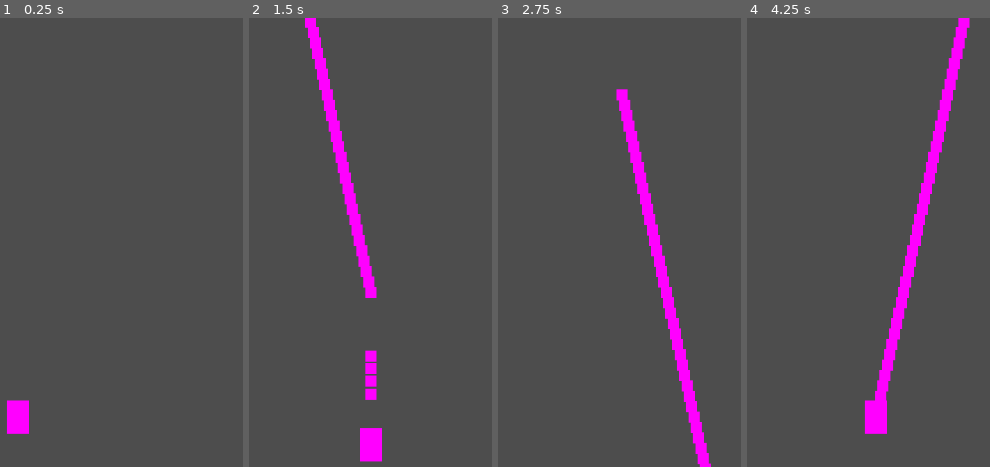
Above: before the commit, frames 1-4 (left to right).
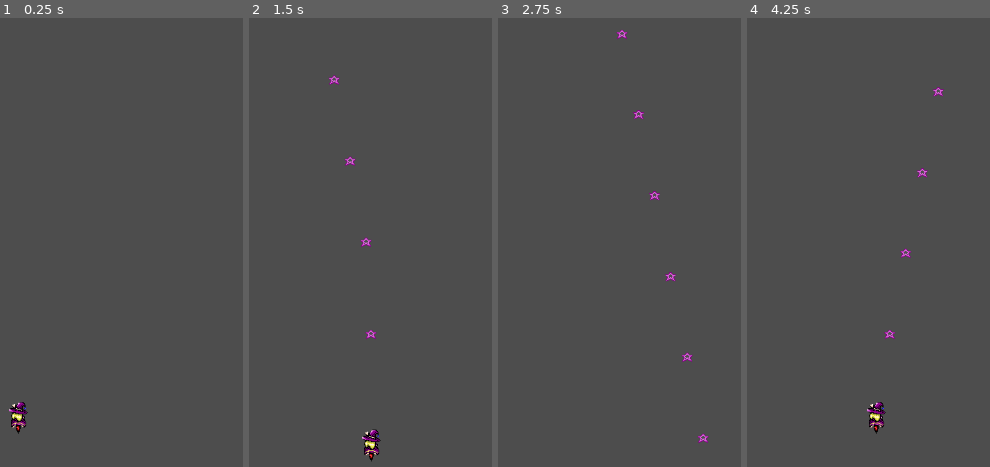
Above: after the commit, the same moments.

Repository: PorthoGamesBR/touhou-like-godot
Game: Godot game, scene res://scenes/fases/fase_1.tscn
The game is run twice, just before and just after one commit, with the same random seed, the same clock (stepped at 60 frames per second) and the same inputs. This scene is started directly instead of the project's main scene.
Inputs:
- Up to frame 1 (0.25 s): no input
- Up to frame 2 (1.5 s): tap Enter at 0.5 s; hold Right (ui_right) 0.53-1.28 s; hold Z (shoot) 0.53-1.28 s; hold Down (ui_down) from 1.28 s (still down); tap Z (shoot) at 1.35 s
- Up to frame 3 (2.75 s): release Down (ui_down) at 2.03 s; hold Right (ui_right) from 2.03 s (still down); hold Z (shoot) from 2.03 s (still down)
- Up to frame 4 (4.25 s): release Right (ui_right) at 2.78 s; release Z (shoot) at 2.78 s; hold Up (ui_up) 2.78-3.53 s; tap Z (shoot) at 2.85 s; hold Left (ui_left) from 3.53 s (still down); hold Z (shoot) from 3.53 s (still down)

The runs differ from the first frame. In frame 1, 0.7% of the frame differs, in the area x 2-12%, y 85-93%; in frame 2, 4.4%; in frame 3, 4.3%; in frame 4, 4.9%, in the area x 48-92%, y 0-93%.

Commit message:
Added textures to player and projectile and change shoot behaviour

Diff:
--- a/project.godot
+++ b/project.godot
@@ -25,5 +25,6 @@
 
 [rendering]
 
+textures/canvas_textures/default_texture_filter=0
 renderer/rendering_method="gl_compatibility"
 renderer/rendering_method.mobile="gl_compatibility"
--- a/scenes/player/player.tscn
+++ b/scenes/player/player.tscn
@@ -1,10 +1,10 @@
 [gd_scene load_steps=3 format=3 uid="uid://doc1c2gbm7m4p"]
 
+[ext_resource type="Texture2D" uid="uid://fasopp5q1346" path="res://images/NEC PC-9801 - Touhou Gensoukyou Lotus Land Story - Marisa Kirisame.png" id="1_uao4v"]
 [ext_resource type="Script" path="res://scripts/player/player.gd" id="1_w36na"]
 
-[sub_resource type="PlaceholderTexture2D" id="PlaceholderTexture2D_jehev"]
-size = Vector2(32, 48)
-
 [node name="Player" type="Sprite2D"]
-texture = SubResource("PlaceholderTexture2D_jehev")
+texture = ExtResource("1_uao4v")
+region_enabled = true
+region_rect = Rect2(12.3673, 270.309, 31.4573, 47.5197)
 script = ExtResource("1_w36na")
--- a/scenes/projeteis/projetil.tscn
+++ b/scenes/projeteis/projetil.tscn
@@ -1,10 +1,16 @@
 [gd_scene load_steps=3 format=3 uid="uid://bijitp8nbma2f"]
 
+[ext_resource type="Texture2D" uid="uid://fasopp5q1346" path="res://images/NEC PC-9801 - Touhou Gensoukyou Lotus Land Story - Marisa Kirisame.png" id="1_02aqk"]
 [ext_resource type="Script" path="res://scripts/projeteis/projetil.gd" id="1_bsrpi"]
 
-[sub_resource type="PlaceholderTexture2D" id="PlaceholderTexture2D_epudj"]
-size = Vector2(16, 16)
+[node name="projetil" type="Sprite2D"]
+texture = ExtResource("1_02aqk")
+region_enabled = true
+region_rect = Rect2(268, 270.99, 15.9981, 15.9867)
+script = ExtResource("1_bsrpi")
 
-[node name="projetil" type="Sprite2D"]
-texture = SubResource("PlaceholderTexture2D_epudj")
-script = ExtResource("1_bsrpi")
+[node name="Timer" type="Timer" parent="."]
+one_shot = true
+autostart = true
+
+[connection signal="timeout" from="Timer" to="." method="_on_timer_timeout"]
--- a/scripts/player/player.gd
+++ b/scripts/player/player.gd
@@ -1,6 +1,11 @@
 extends Sprite2D
 
 var plr_velocity = 200
+
+# Shooting system
+var shoot_delay_time_sec = 0.1
+var shoot_delay = 0
+var projectile_offset = Vector2(0,-20)
 # Called when the node enters the scene tree for the first time.
 
 func _ready() -> void:
@@ -13,10 +18,12 @@
 
 	position += direction * plr_velocity * delta
 
-	if Input.is_action_pressed("shoot"):
+	shoot_delay -= delta
+	if Input.is_action_pressed("shoot") and shoot_delay <= 0:
+		shoot_delay = shoot_delay_time_sec
 		var prj_scene = preload("res://scenes/projeteis/projetil.tscn")
 		var prj_instance = prj_scene.instantiate()
-		prj_instance.global_position = global_position
+		prj_instance.global_position = global_position + projectile_offset
 		get_parent().add_child(prj_instance)
 
 func calculate_player_direction() -> Vector2:
--- a/scripts/projeteis/projetil.gd
+++ b/scripts/projeteis/projetil.gd
@@ -1,7 +1,7 @@
 extends Sprite2D
 
 var direction = Vector2.UP
-var velocity = 900
+var velocity = 1000
 
 # Called when the node enters the scene tree for the first time.
 func _ready() -> void:
@@ -11,3 +11,7 @@
 # Called every frame. 'delta' is the elapsed time since the previous frame.
 func _process(delta: float) -> void:
 	position += direction * velocity * delta
+
+
+func _on_timer_timeout() -> void:
+	queue_free()
Binary file added: images/NEC PC-9801 - Touhou Gensoukyou Lotus Land Story - Marisa Kirisame.png
Not shown, added: images/NEC PC-9801 - Touhou Gensoukyou Lotus Land Story - Marisa Kirisame.png.import
Not shown, changed: CHANGELOG.md
